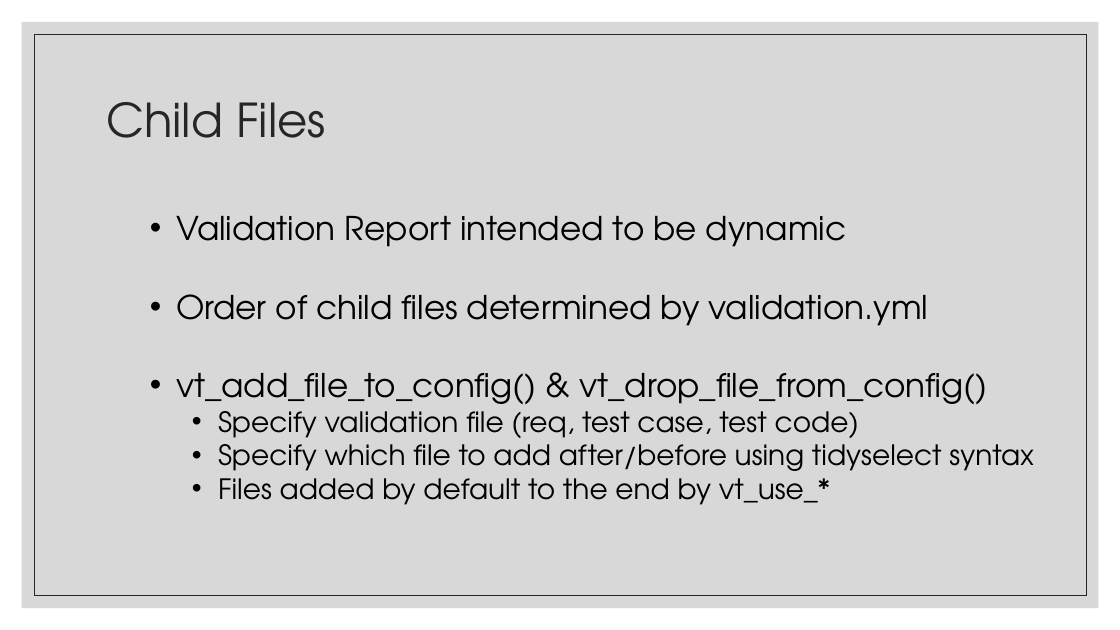
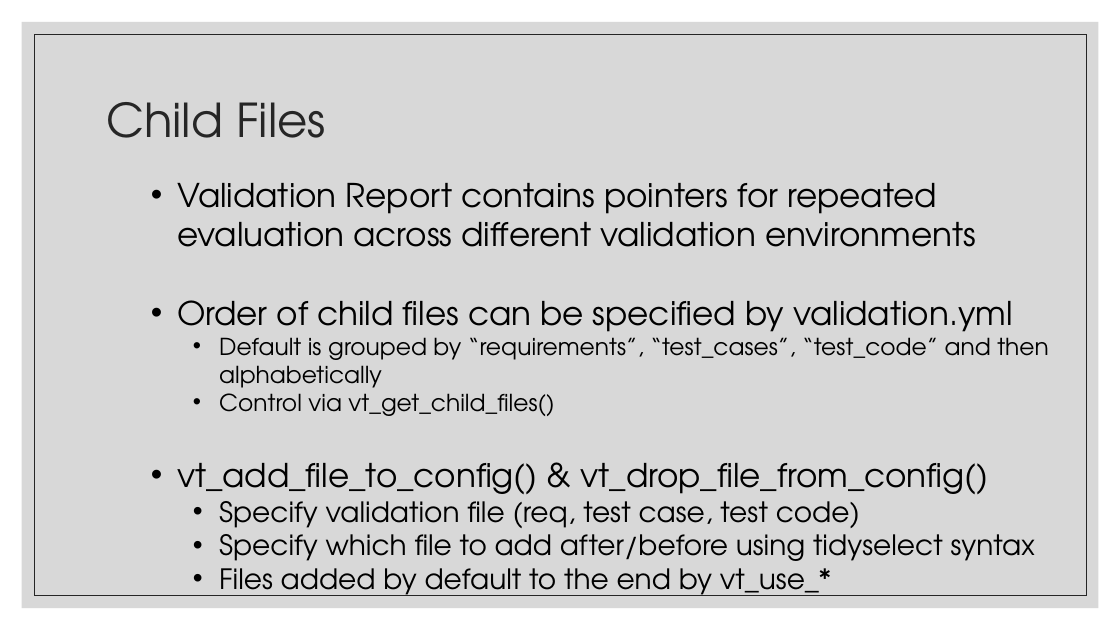
Before and after one commit to FredHutch/R_Package_Validation_Tutorial, a slide deck: slide 20 of Slides/Slides-04-Introduction_to_Valtools/Slides-04-01-Elements_of_Validation/Slides-04-01-Elements_of_Validation.pptx. Drawn at 1120x630 pixels with LibreOffice and Linux fonts; fonts in the diff are those of the drawing. Boxes give left, top, right and bottom in pixels: in the first picture for what was removed or moved away, otherwise in the second. Text is boxed around its words. In the diff, an @@ line names an element or a change of style, - is before the commit and + after.

```diff
--- a/Slides/Slides-04-Introduction_to_Valtools/Slides-04-01-Elements_of_Validation/Slides-04-01-Elements_of_Validation.pptx
+++ b/Slides/Slides-04-Introduction_to_Valtools/Slides-04-01-Elements_of_Validation/Slides-04-01-Elements_of_Validation.pptx
@@ text "Validation Report contains pointers for ...": place and size @@
-text "Validation Report contains pointers for ..." at <box>176,216,1033,505</box>
+text "Validation Report contains pointers for ..." at <box>177,183,1049,596</box>
@@ text at <box>177,183,1049,416</box>: text changed @@
-• Validation Report intended to be dynamic
-• Order of child files determined by validation.yml
+• Validation Report contains pointers for repeated evaluation across different validation environments
+• Order of child files can be specified by validation.yml
+  • Default is grouped by “requirements”, “test_cases”, “test_code” and then alphabetically
+  • Control via vt_get_child_files()
```
Also in this commit, not shown: 4 other slides changed, 1 other file.
